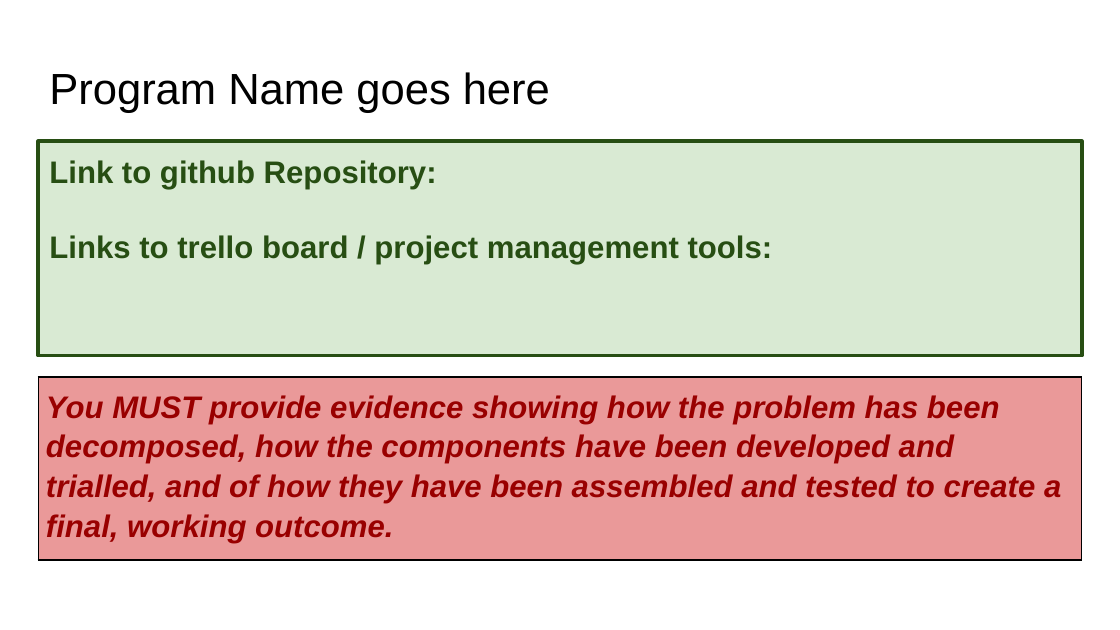
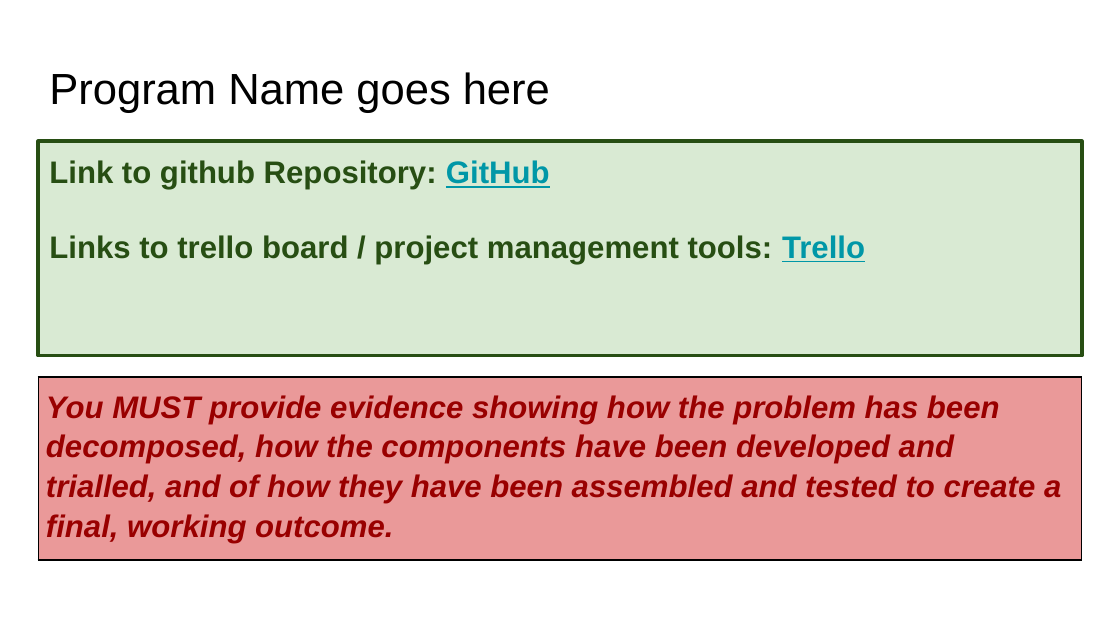
Before and after one commit to randombrunch/Pizza_Bot, a slide deck: slide 1 of 022_91893+_+91897+Documentation.pptx. Drawn at 1120x630 pixels with LibreOffice and Linux fonts; fonts in the diff are those of the drawing. Boxes give left, top, right and bottom in pixels: in the first picture for what was removed or moved away, otherwise in the second. Text is boxed around its words. In the diff, an @@ line names an element or a change of style, - is before the commit and + after.

```diff
--- a/022_91893+_+91897+Documentation.pptx
+++ b/022_91893+_+91897+Documentation.pptx
@@ text at box(49, 160, 865, 264): text changed @@
-Link to github Repository:
-Links to trello board / project management tools:
+Link to github Repository: GitHub
+Links to trello board / project management tools: Trello
```
Also in this commit, not shown: 2 other slides changed, 2 other files.
